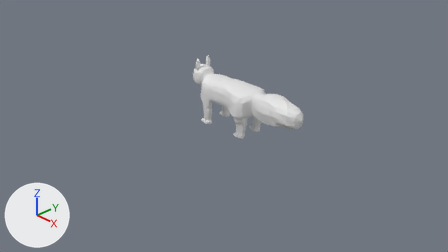
Before and after pictures for a commit that changed the Blender file BlenderModels/Pokemons/EveEvolutions/eevee.blend.
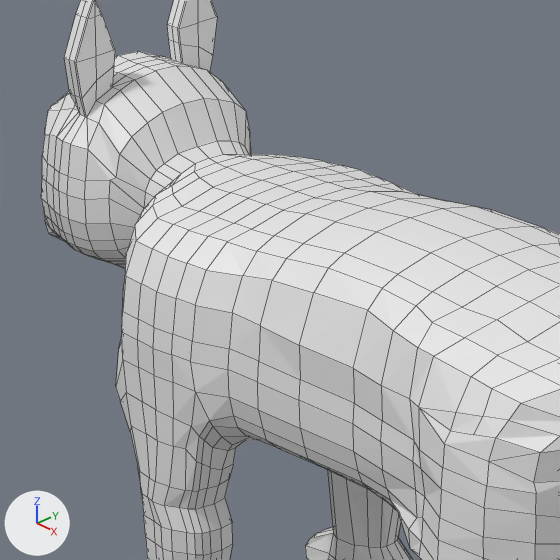
Each version appears first from the file's camera 'Camera', and next in a close-up on the part from 42% to 55% of the width and 23% to 45% of the height. Every picture has the same lights, and +X, +Y and +Z are marked at lower left. The close-ups show mesh edges as thin lines.
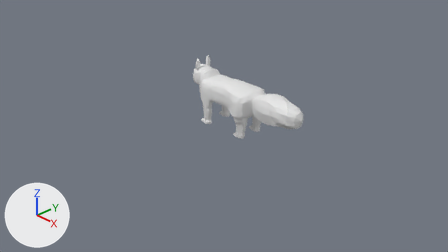
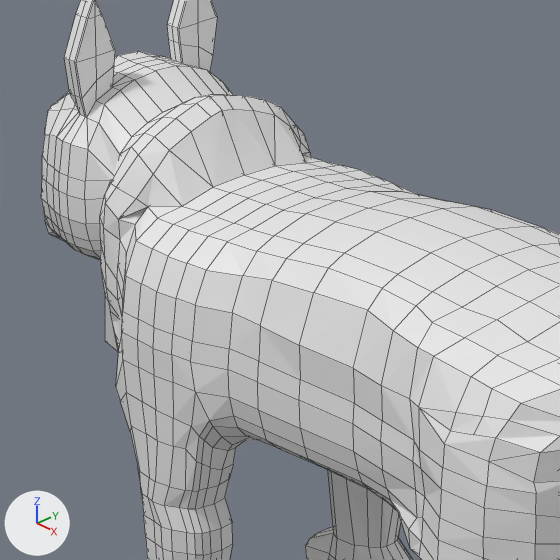
What changed in the scene script:
```text
Change me_cube_001:
    used by ob_cube_001; location = (0.0, 0.0, 0.5); scale = (0.503, 0.167, 0.513)
    remove me_cube_001.from_pydata(...)  # 1037 vertices, 985 faces, 1 loose edge; spans x -1.35..3.58, y -2.08..0.0, z -0.94..1.2
    add me_cube_001.from_pydata(...)  # 1104 vertices, 1075 faces, 2 loose edges; spans x -1.35..3.58, y -2.08..0.11, z -0.94..1.2
    me_cube_001 part 1
    2 vertices are removed from x -0.68..-0.63, y -1.04..-1.01, z 0.56..0.59
    7 faces are deleted
    4 vertices in x -0.68, y -1.2..-1.15, z 0.27..0.48 move by (0.0, -0.2, 0.0)
    3 vertices in x -0.69, y -0.38..0.0, z 0.07..0.08 move by (0.0, 0.0, -0.03)
    3 vertices in x -0.99..-0.71, y -1.09..-0.23, z 0.13..0.19 move by (0.03, 0.0, 0.0)
    5 vertices move from x -0.99..-0.69, y -1.15..0.0, z 0.1..0.19 to x -0.97..-0.67, y -1.35..0.0, z 0.1..0.19
    63 vertices are added at x -0.9..-0.63, y -1.45..0.0, z -0.18..0.88
    5 new vertices lie (0.0, 0.16, -0.03) away from vertices in x -0.9..-0.73, y -0.87..-0.56, z -0.08..0.16
    97 new faces join them
```

What differs and where, as boxes (x1, y1, x2, y2) in the close-ups (560 x 560 px):
part 1 of me_cube_001, built on: before (135, 154, 320, 241); after (100, 94, 321, 352)
